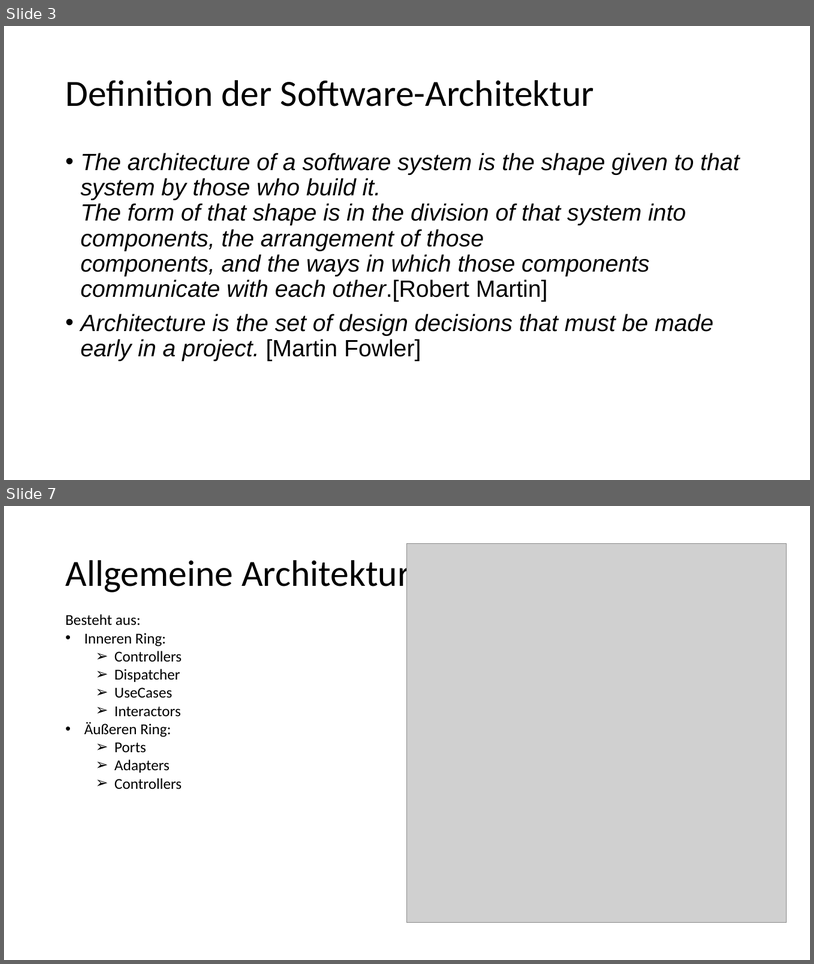
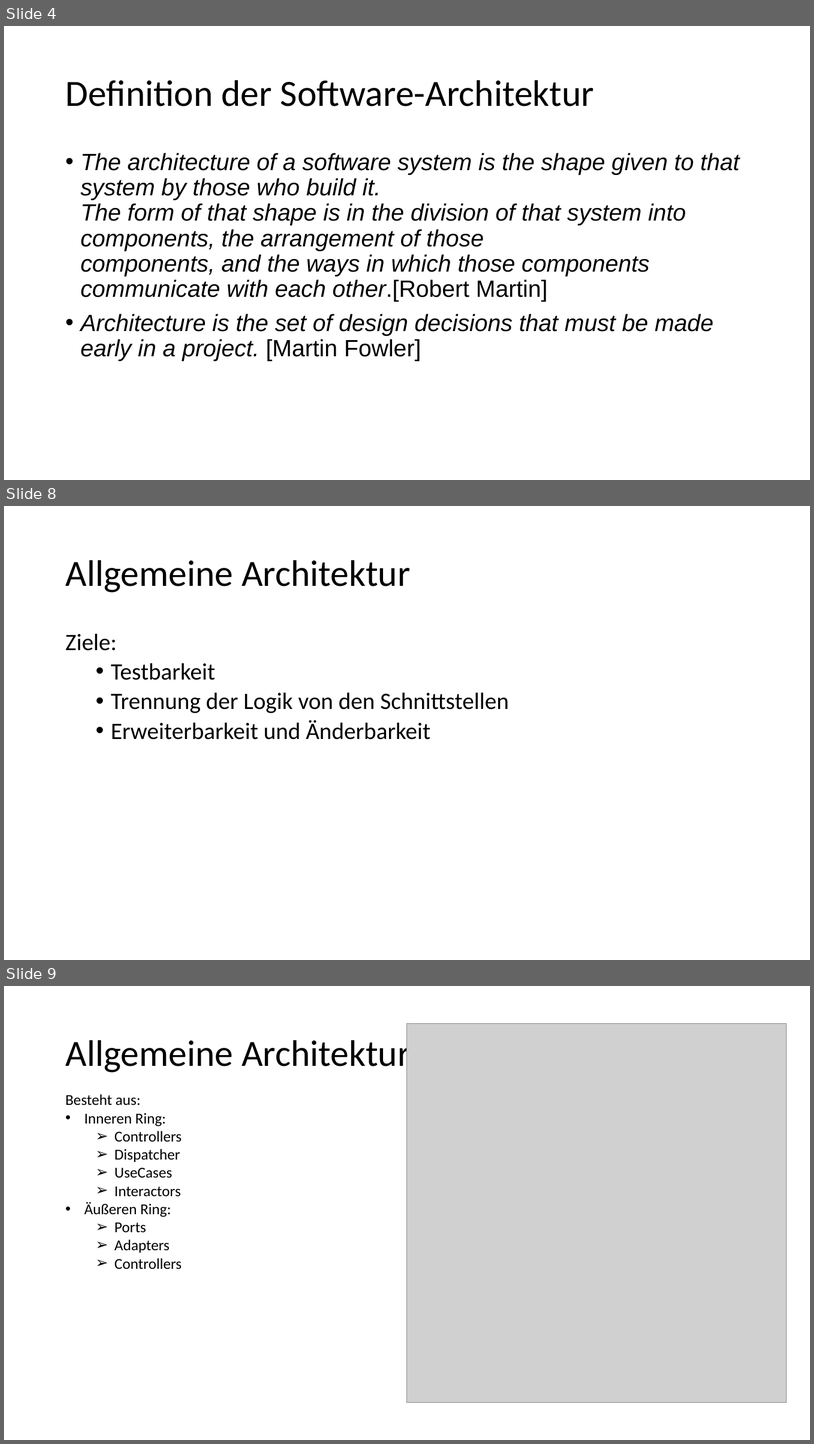
Before and after one commit to IvanAgibalov97/Praxisbericht, a slide deck: präsentation.pptx. Shown one above the other, each under a label of ours: slides 3 and 7 before the commit, slides 4, 8 and 9 after it; the slides between them are not shown. The pictures are 814x964 and 814x1444 pixels, drawn with LibreOffice and Linux fonts; fonts in the diff are those of the drawing; grey boxes stand for pictures. Boxes give left, top, right and bottom in pixels: in the first picture for what was removed or moved away, otherwise in the second. Text is boxed around its words. In the diff, an @@ line names an element or a change of style, - is before the commit and + after.

```diff
--- a/präsentation.pptx
+++ b/präsentation.pptx
@@ slide 8 added at (4, 506, 810, 960), background #FFFFFF @@
@@ title added at (65, 560, 410, 592), 44 pt, text #000000 @@
+Allgemeine Architektur
@@ text added at (65, 633, 509, 739), 28 pt, text #000000 @@
+Ziele:
+  • Testbarkeit
+  • Trennung der Logik von den Schnittstellen
+  • Erweiterbarkeit und Änderbarkeit
@@ what was slide 3 is now slide 4 @@
@@ what was slide 7 is now slide 9 @@
```
Also in this commit, not shown: 5 slides changed, 9 other slides added, 2 slides removed, 16 other files.
